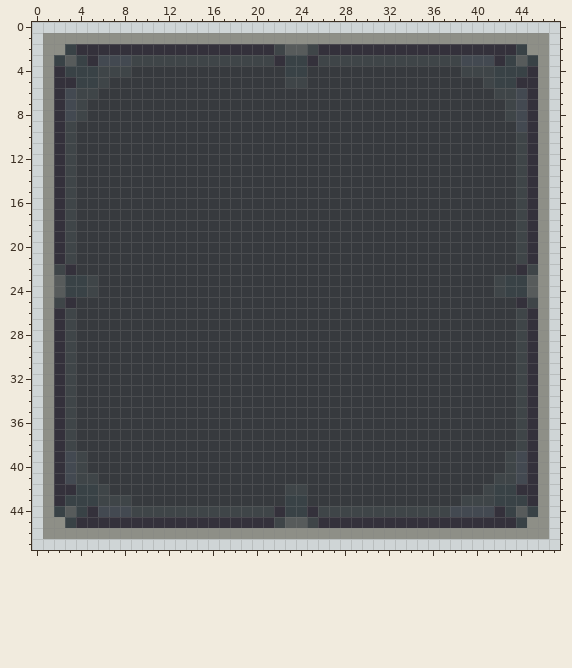
Pixel-art file -- assets/Sprite-0004.aseprite. Above is the file before it was changed.
48x48 pixels, 1 frame.
Now the later version:
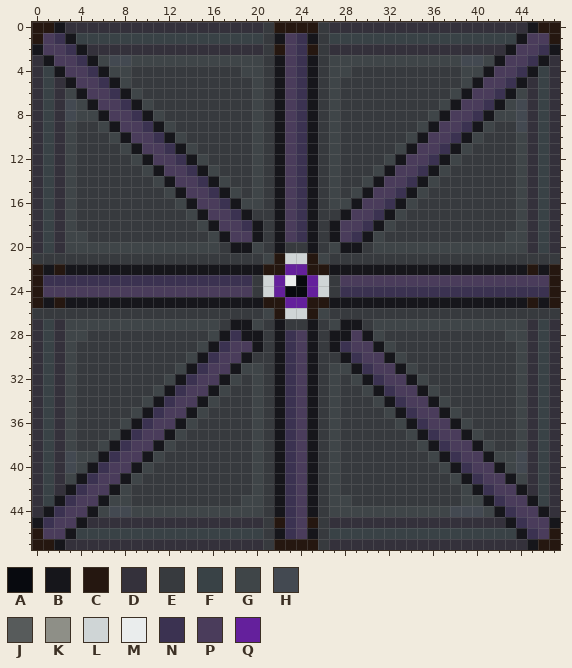
Palette (. is transparent): A #080a0f  B #16161b  C #251710  D #34313b  E #373a3e  F #394246  G #3f4548  H #434951  J #575b5b  K #8e8f87  L #cfd5d6  M #eaeded  N #3b3251  P #4a3c5b  Q #64209c
Difference:
layer "Background" now shown
layer "bghover" now hidden
layer "Matrix/matrix open" now shown
Changed rows in their new state; - is an unchanged pixel.
first column x 0:
 0 CCBDDDDDDDDDDDDDDDDDDECCCCEDDDDDDDDDDDDDDDDDDBCC
 1 CPNBFFFFFFFFFFFFFFFFFEBPNBEFFFFFFFFFFFFFFFFFBPPC
 2 BPPNB----------------ECPNCE----------------BPPNB
 3 DBPPNBG--------------EBPNBE--------------GBPPNBD
 4 DFBPPNB------------GG-BPNB-GG------------BPPNBFD
 5 DF-BPPNBG-----------G-BPNB-G-----------GBPPNB-FD
 6 DF-GBPPNBG----------G-BPNB-G----------GBPPNBG-FD
 7 DF---BPPNBG---------G-BPNB-G---------GBPPNB---FD
 8 DF---GBPPNBG--------G-BPNB-G--------GBPPNBG---FD
 9 DF----GBPPNBG-------G-BPNB-G-------GBPPNBG----FD
10 DF-----GBPPNBG------G-BPNB-G------GBPPNBG-----FD
11 DF------GBPPNBG-----G-BPNB-G-----GBPPNBG------FD
12 DF-------GBPPNBG----G-BPNB-G----GBPPNBG-------FD
13 DF--------GBPPNBG---G-BPNB-G---GBPPNBG--------FD
14 DF---------GBPPNBG--G-BPNB-G--GBPPNBG---------FD
15 DF----------GBPPNBG-G-BPNB-G-GBPPNBG----------FD
16 DF-----------GBPPNBGG-BPNB-GGBPPNBG-----------FD
17 DF------------GBPPNB--BPNB--BPPNBG------------FD
18 DF-------------GBPPNB-BPNB-BPPNBG-------------FD
19 DF--G-----------GBPPB-BPNB-BPNBG-----------G--FD
20 DF--GGGGGGGGGGGGG-BBG-B--B-GBB-GGGGGGGGGGGGG--FD
21 EEEE-----------------GCLLCG-----------------EEEE
22 CBCBBBBBBBBBBBBBBBBBBCCQQCCBBBBBBBBBBBBBBBBBBCBC
23 CNNNNNNNNNNNNNNNNNNN-LQMAQL-PPPPPPPPPPPPPPPPPPPC
24 CPPPPPPPPPPPPPPPPPPP-LQAAQL-NNNNNNNNNNNNNNNNNNNC
25 CBCBBBBBBBBBBBBBBBBBBCCQQCCBBBBBBBBBBBBBBBBBBCBC
26 EEEE-----------------GCLLCG-----------------EEEE
27 DF--GGGGGGGGGGGGG-BBG-B--B-GBB-GGGGGGGGGGGGG--FD
28 DF--G-----------GBNBB-BNPB-BBPBG-----------G--FD
29 DF-------------GBNPPB-BNPB-BNPPBG-------------FD
30 DF------------GBNPPB--BNPB--BNPPBG------------FD
31 DF-----------GBNPPBGG-BNPB-GGBNPPBG-----------FD
32 DF----------GBNPPBG-G-BNPB-G-GBNPPBG----------FD
33 DF---------GBNPPBG--G-BNPB-G--GBNPPBG---------FD
34 DF--------GBNPPBG---G-BNPB-G---GBNPPBG--------FD
35 DF-------GBNPPBG----G-BNPB-G----GBNPPBG-------FD
36 DF------GBNPPBG-----G-BNPB-G-----GBNPPBG------FD
37 DF-----GBNPPBG------G-BNPB-G------GBNPPBG-----FD
38 DF----GBNPPBG-------G-BNPB-G-------GBNPPBG----FD
39 DF---GBNPPBG--------G-BNPB-G--------GBNPPBG---FD
40 DF---BNPPBG---------G-BNPB-G---------GBNPPB---FD
41 DF-GBNPPBG----------G-BNPB-G----------GBNPPBG-FD
42 DF-BNPPBG-----------G-BNPB-G-----------GBNPPB-FD
43 DFBNPPB------------GG-BNPB-GG------------BNPPBFD
44 DBNPPBG--------------EBNPBE--------------GBNPPBD
45 BNPPB----------------ECNPCE----------------BNPPB
46 CPPBFFFFFFFFFFFFFFFFFEBNPBEFFFFFFFFFFFFFFFFFBNPC
47 CCBDDDDDDDDDDDDDDDDDDECCCCEDDDDDDDDDDDDDDDDDDBCC
